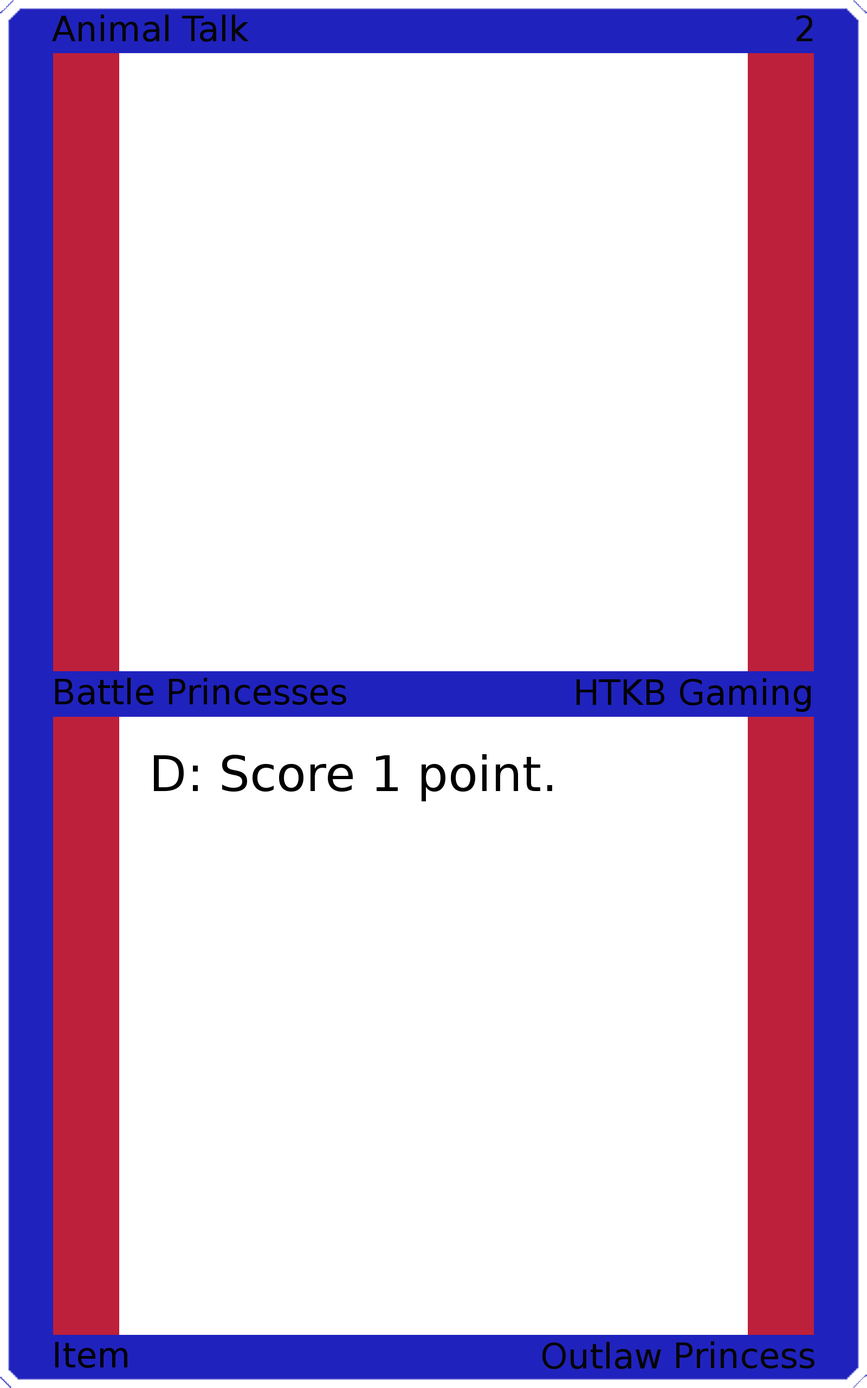
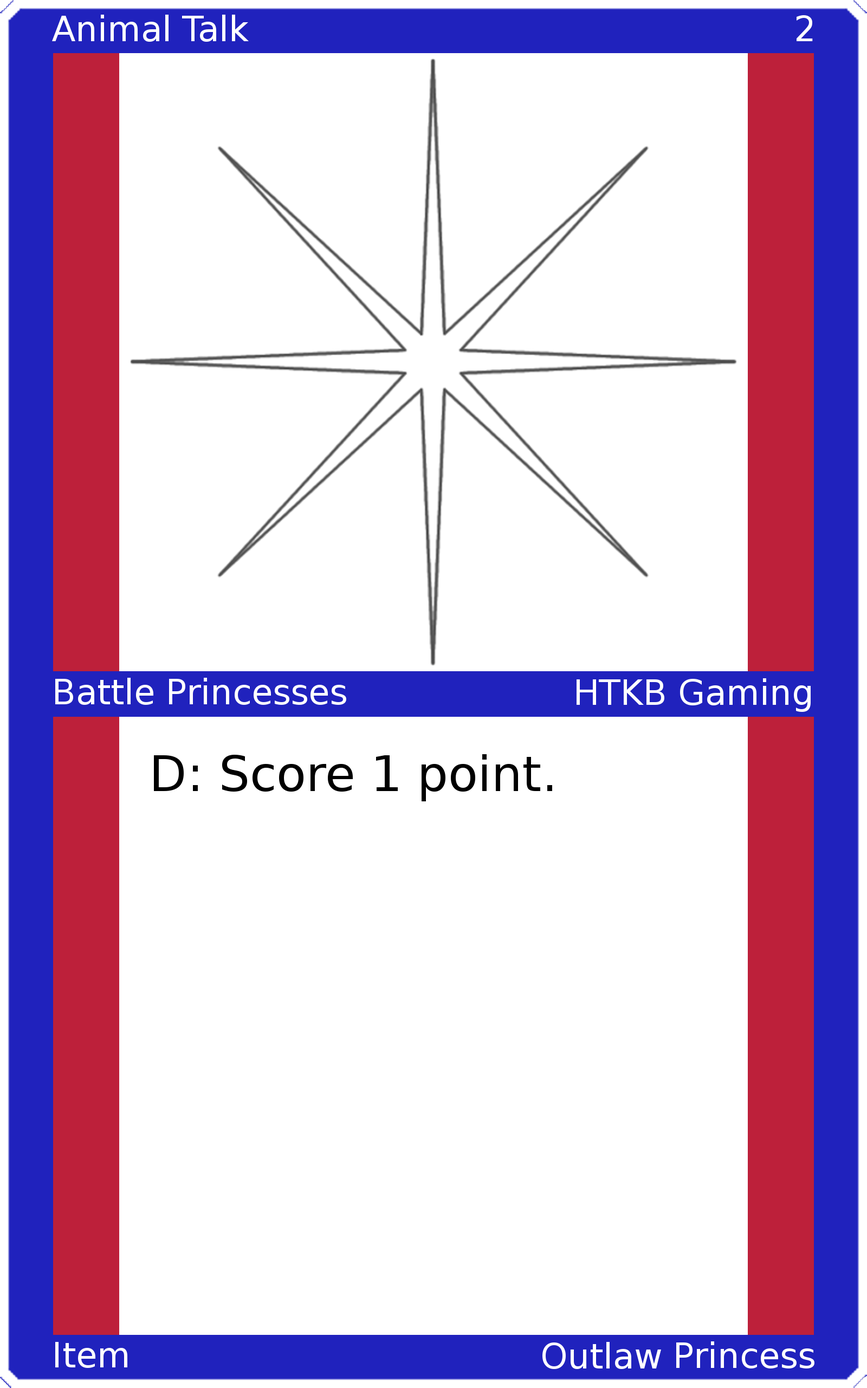
Revision of a layered 867×1388 image; what changed, layer by layer:
painted on "Upper Left" over [52,14,249,42]
painted on "Upper Right" over [796,15,814,42]
painted on "Mid Left" over [55,677,347,705]
painted on "Mid Right" over [576,678,811,712]
painted on "Bottom Left" over [55,1341,128,1368]
painted on "Bottom Right" over [542,1340,815,1369]
added layer "Art" above "Top Background" over [129,57,738,666]
